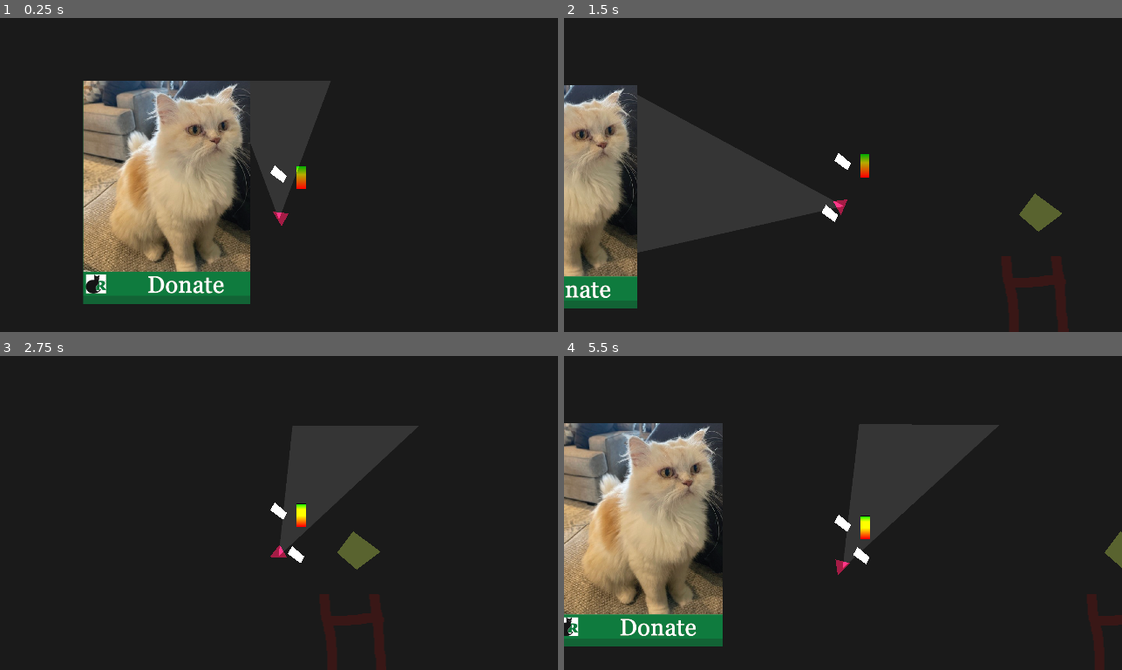
Above: before the commit, frames 1-4 (two rows, left to right).
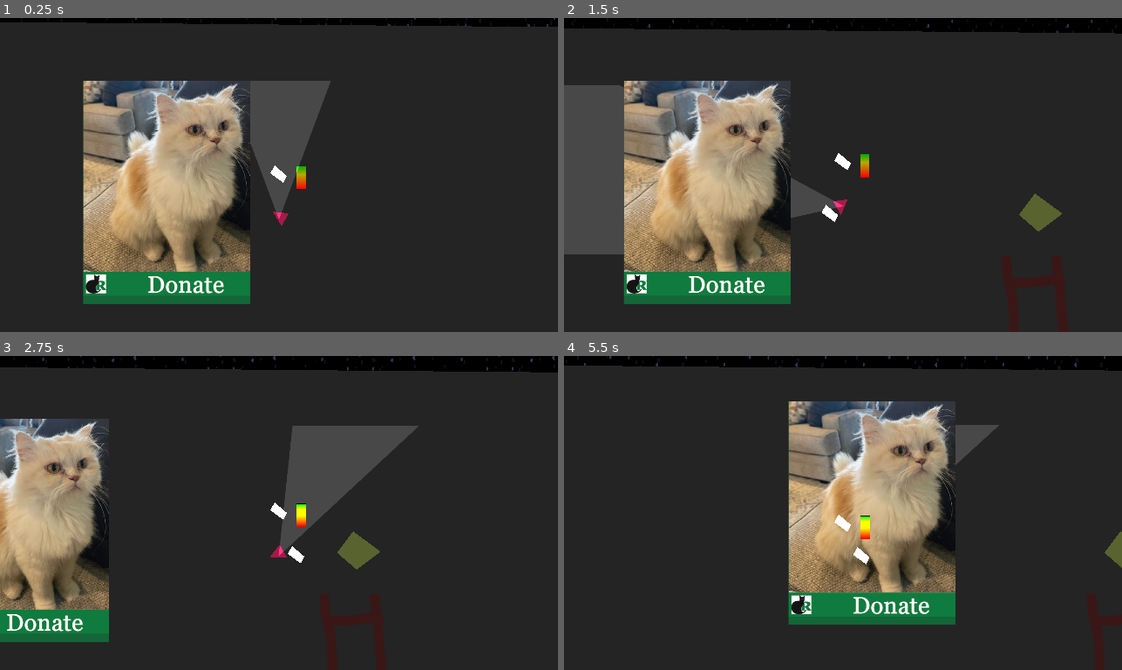
Above: after the commit, the same moments.

Repository: Parker-Vetter/SubwayUnderSea
Game: Godot game, scene res://Scenes/test_scene.tscn
The game is run twice, just before and just after one commit, with the same random seed, the same clock (stepped at 60 frames per second) and the same inputs.
Inputs (mouse positions are in pixels of both pictures, inside the frame that each line leads up to):
- Up to frame 1 (0.25 s): no input
- Up to frame 2 (1.5 s): move the mouse to (731, 196) at 0.52 s; press the mouse at (731, 196) at 0.53 s; hold D (right) 0.53-1.28 s; move the mouse to (731, 190) at 1.27 s; release the mouse at (731, 190) at 1.28 s; hold S (down) from 1.28 s (still down); click (731, 190) at 1.35 s
- Up to frame 3 (2.75 s): move the mouse to (334, 443) at 2.02 s; release S (down) at 2.03 s; press the mouse at (334, 443) at 2.03 s; hold D (right) from 2.03 s (still down)
- Up to frame 4 (5.5 s): move the mouse to (815, 575) at 2.77 s; release D (right) at 2.78 s; release the mouse at (815, 575) at 2.78 s; hold W (up) 2.78-3.53 s; click (815, 575) at 2.85 s; move the mouse to (1010, 560) at 3.52 s; press the mouse at (1010, 560) at 3.53 s; hold A (left) 3.53-5.03 s; move the mouse to (675, 465) at 4.27 s; release the mouse at (675, 465) at 4.28 s; click (675, 465) at 4.35 s; move the mouse to (870, 513) at 5.02 s; press the mouse at (870, 513) at 5.03 s; hold S (down) from 5.03 s (still down)

The runs differ from the first frame. In frame 1, 2.0% of the frame differs, in the area x 0-100%, y 0-3%; in frame 2, 31%; in frame 3, 17%; in frame 4, 42%, in the area x 0-100%, y 0-93%.

Commit message:
Added Parallax Background

Diff:
--- a/subwaysea/Scenes/test_scene.tscn
+++ b/subwaysea/Scenes/test_scene.tscn
@@ -154,10 +154,12 @@
 position = Vector2(405, 525)
 
 [node name="ColorRect" type="ColorRect" parent="."]
+visibility_layer = 0
 z_index = -1
 offset_top = 319.0
 offset_right = 2265.0
 offset_bottom = 1373.0
+mouse_filter = 1
 color = Color(0.103744, 0.103744, 0.103744, 1)
 
 [connection signal="oxygen_multiplier_changed" from="SanitySystem" to="OxygenSystem" method="_on_sanity_system_oxygen_multiplier_changed"]
